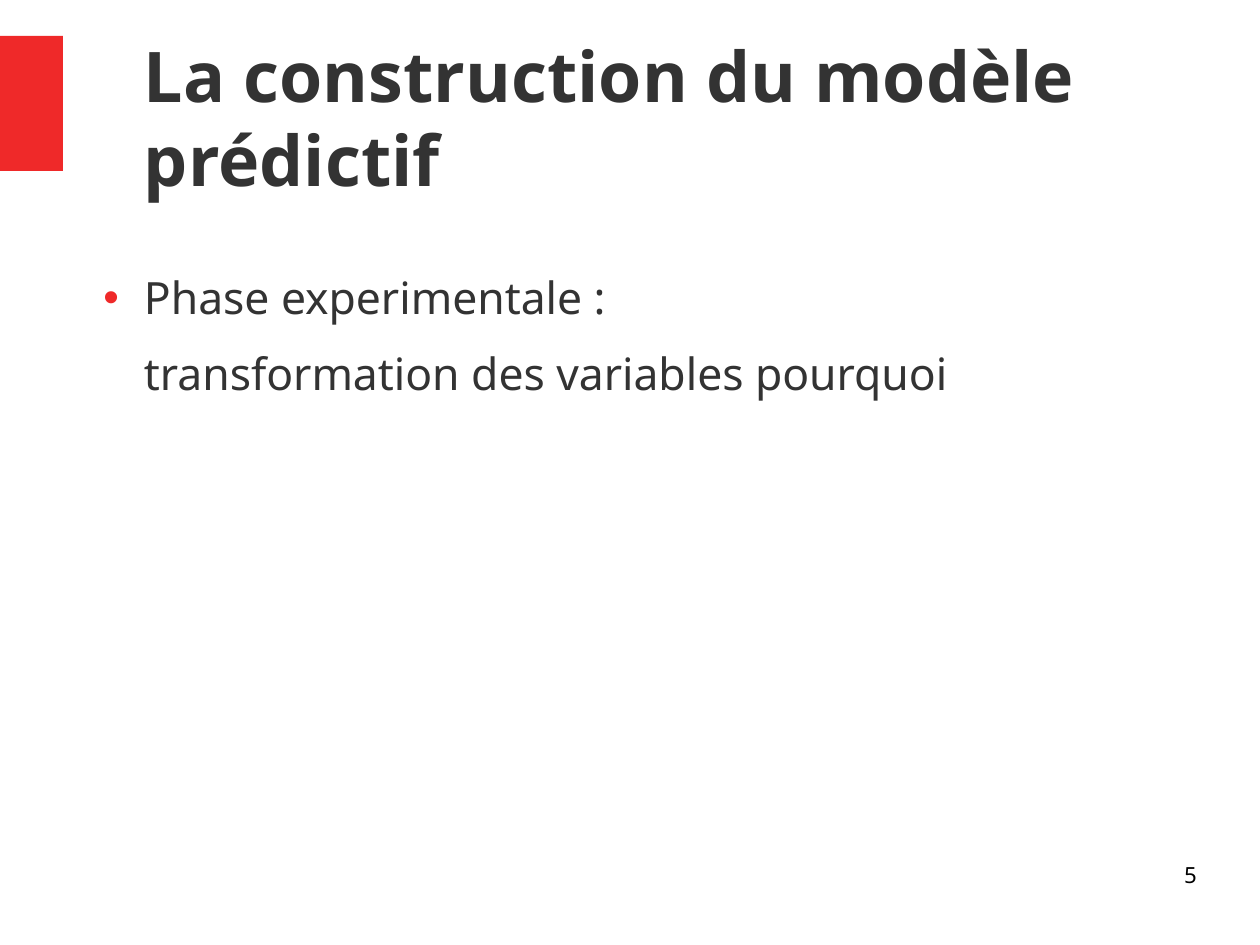
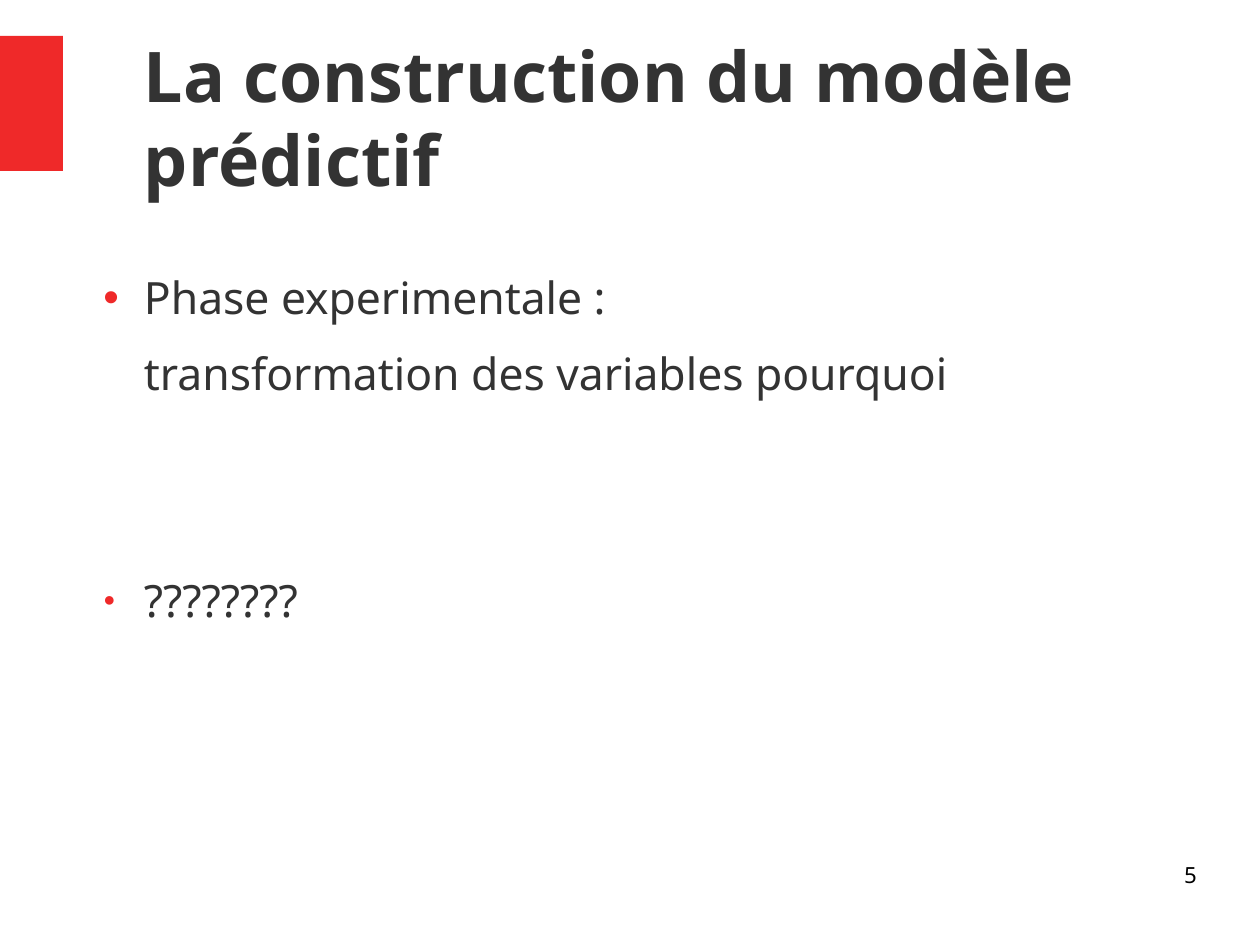
Before and after one commit to yayahamour/project_bike, a slide deck: slide 5 of presentation.odp. Drawn at 1260x945 pixels with LibreOffice and Linux fonts; fonts in the diff are those of the drawing. Boxes give left, top, right and bottom in pixels: in the first picture for what was removed or moved away, otherwise in the second. Text is boxed around its words. In the diff, an @@ line names an element or a change of style, - is before the commit and + after.

```diff
--- a/presentation.odp
+++ b/presentation.odp
@@ text at (144, 280, 947, 401): paragraph added @@
+● ????????
```
Also in this commit, not shown: 4 other slides changed, 1 slide added, 1 other file.
